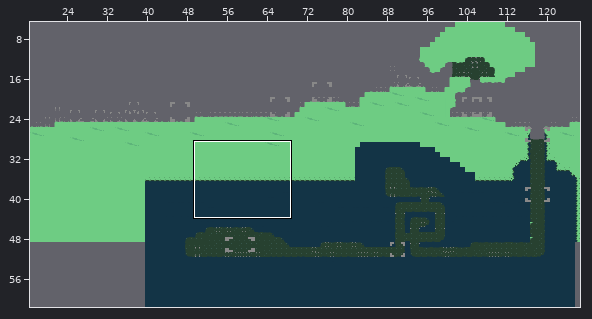
An edit to a level. Tiled map, files/map.tmx. Above: a wide view before the commit, with the close-up outlined.
Close-up. Before the commit:
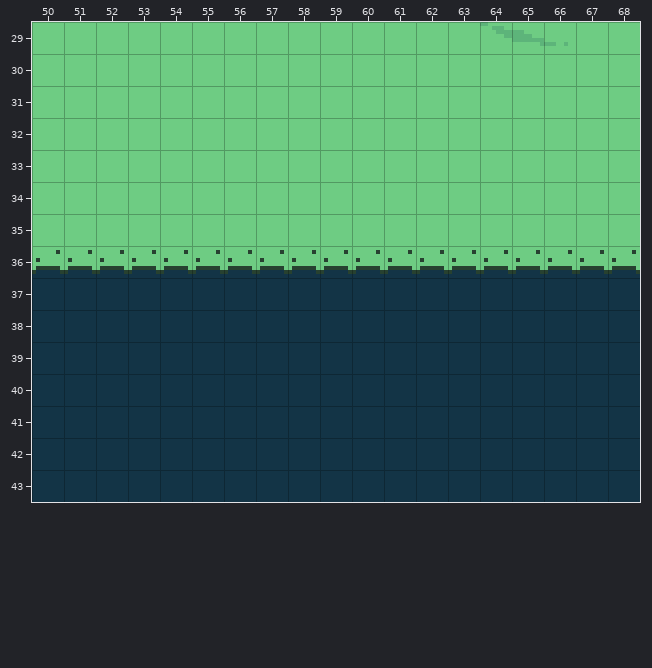
Cells are 8x8 px. Shown: x 50..68, y 29..43. The commit also changed other parts of the map, which this record leaves out.
The result:
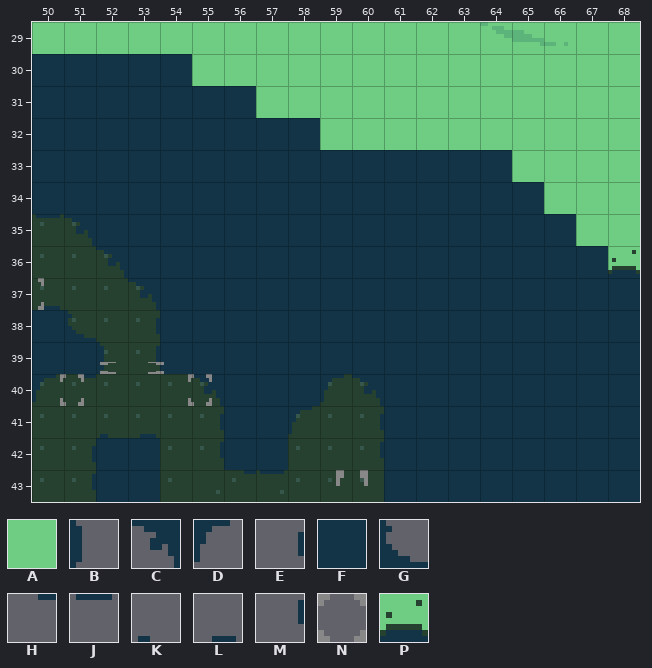
Key: from "tiles": A 0, B 7, C 9, D 19, E 35, F 38, G 39, H 40, J 41, K 42, L 43, M 45, N 50, P 57.
_ is an empty cell, . an unchanged one.
Objects are placed by their top-left corner, in cells (3,4 is the top-left corner of cell 3,4); size is 1x1 cell unless given.
Difference:
--- layer "tiles"
@@ x 50..67 @@
-30 AAAAA.............
-31 AAAAAAA...........
-32 AAAAAAAAA.........
-33 AAAAAAAAAAAAAAA...
-34 AAAAAAAAAAAAAAAA..
-35 AAAAAAAAAAAAAAAAA.
-36 PPPPPPPPPPPPPPPPPP
-37 FFFF..............
-38 .FFF..............
-39 ..FF..............
-40 FFFFFF...FF.......
-41 FFFFFF..FFF.......
-42 FF..FF..FFF.......
-43 FF..FFFFFFF.......
+30 FFFFF.............
+31 FFFFFFF...........
+32 FFFFFFFFF.........
+33 FFFFFFFFFFFFFFF...
+34 FFFFFFFFFFFFFFFF..
+35 __FFFFFFFFFFFFFFF.
+36 ___FFFFFFFFFFFFFFF
+37 ____..............
+38 .___..............
+39 ..__..............
+40 ______...__.......
+41 ______..___.......
+42 __..__..___.......
+43 __.._______.......
--- layer "foregroundTiles"
@@ x 50..60 @@
-35 __.........
-36 .._........
-37 _.._.......
-38 ._._.......
-39 ..__.......
-40 __..._...__
-41 HJ__._.._._
-42 ._..._...._
-43 L_...HJHHJJ
+35 JC.........
+36 ..C........
+37 L..C.......
+38 .G.E.......
+39 ..BM.......
+40 DH...C...DC
+41 __KL.E..D.E
+42 .E...M....M
+43 _M..._HJ___
--- layer "events"
-(outside this view)
+N "brazier" at 59.5,43 size 1x2
+N "cavePlant" at 49.6,37 size 0.8x1
+N "platform" at 52.1,39.6 size 2x0.4
+N "cavePlant" at 50.9,40 size 0.8x1
+N "cavePlant" at 54.9,40 size 0.8x1
Pixel boxes of the changes (left, top, right, bottom) in both close-ups:
changed: (32, 54, 608, 502)
